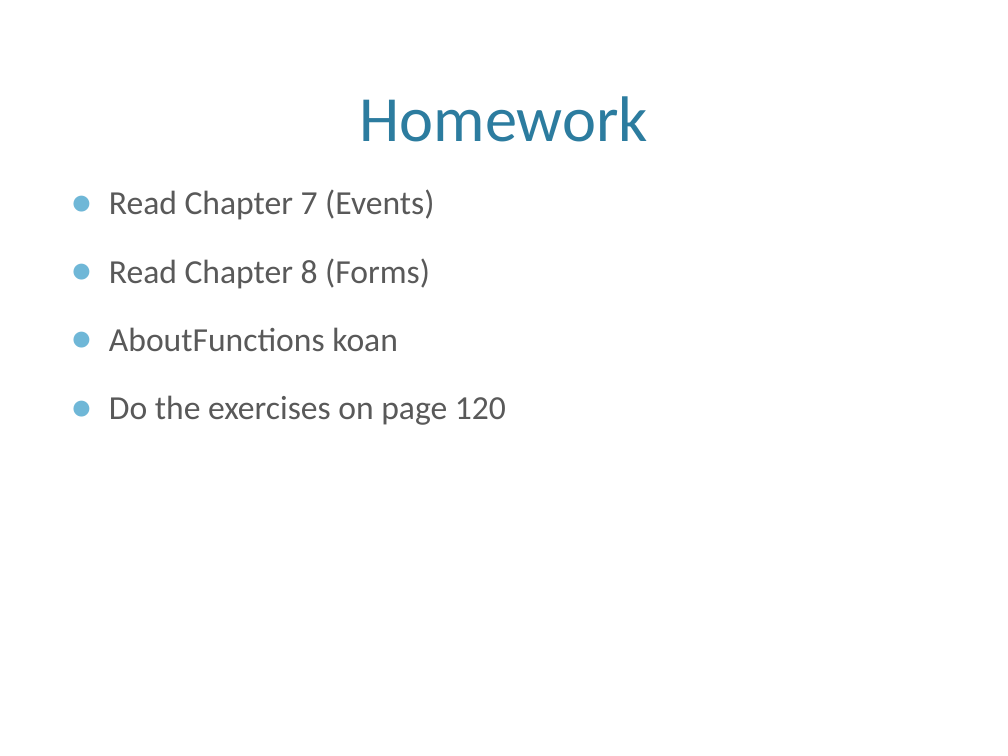
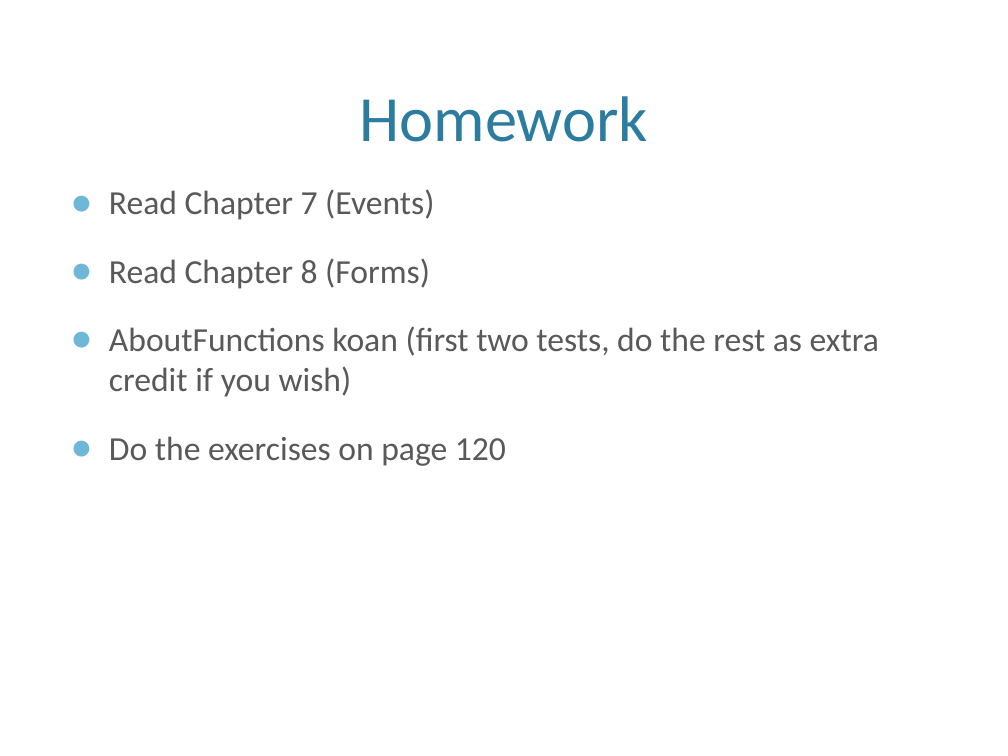
Before and after one commit to liahhansen/Learn-to-Program-Javascript, a slide deck: slide 27 of materials/SLIDES/5_functions_scope_events.ppt. Drawn at 1008x756 pixels with LibreOffice and Linux fonts; fonts in the diff are those of the drawing; background and template pictures are left out. Boxes give left, top, right and bottom in pixels: in the first picture for what was removed or moved away, otherwise in the second. Text is boxed around its words. In the diff, an @@ line names an element or a change of style, - is before the commit and + after.

```diff
--- a/materials/SLIDES/5_functions_scope_events.ppt
+++ b/materials/SLIDES/5_functions_scope_events.ppt
@@ text at bbox=[109, 326, 879, 397]: text changed @@
-● AboutFunctions koan
+● AboutFunctions koan (first two tests, do the rest as extra credit if you wish)
```
Also in this commit, not shown: 1 other file.
